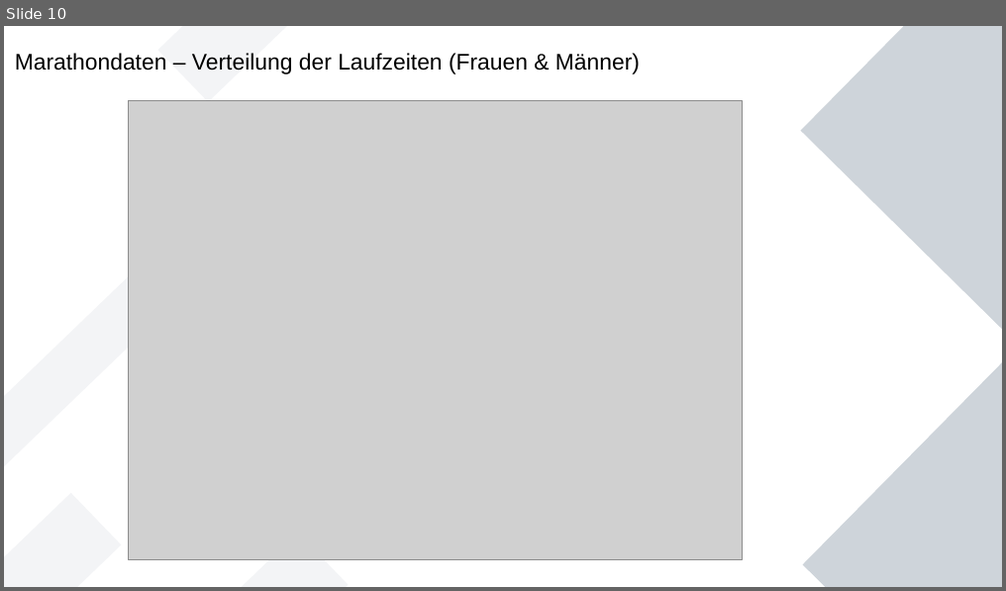
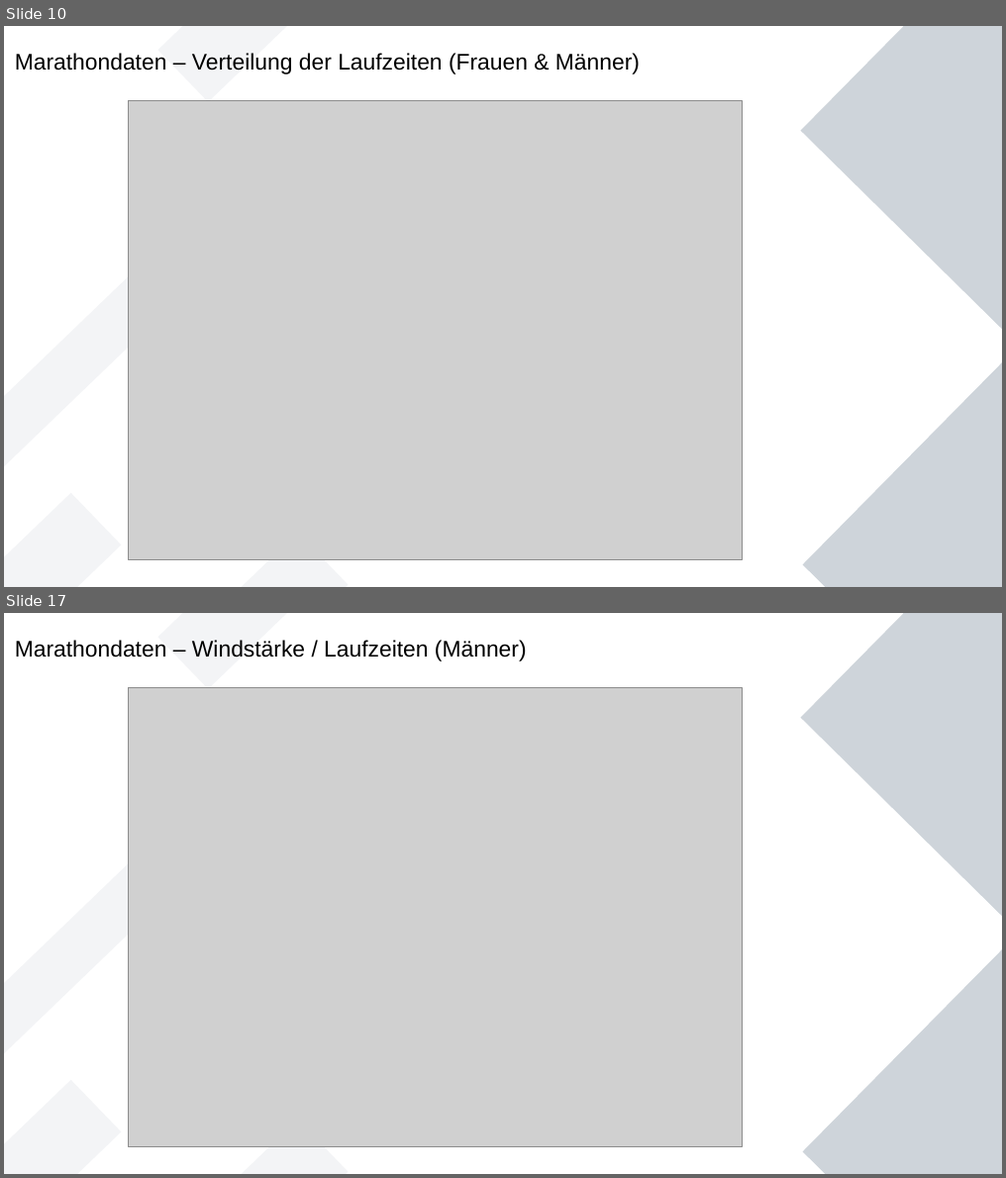
Before and after one commit to Wade-Sys/wma, a slide deck: analyse/Erste_Analysen.odp. Shown one above the other, each under a label of ours: slide 10 before the commit, slides 10 and 17 after it; the slides between them are not shown. The pictures are 1006x591 and 1006x1178 pixels, drawn with LibreOffice and Linux fonts; fonts in the diff are those of the drawing; grey boxes stand for pictures. Boxes give left, top, right and bottom in pixels: in the first picture for what was removed or moved away, otherwise in the second. Text is boxed around its words. In the diff, an @@ line names an element or a change of style, - is before the commit and + after.

```diff
--- a/analyse/Erste_Analysen.odp
+++ b/analyse/Erste_Analysen.odp
@@ slide 17 added at (4,613,1002,1174), background #FFFFFF; not listed: 6 template elements that a slide beside it also shows @@
@@ title added at (15,640,527,662), 18 pt, text #000000 @@
+Marathondaten – Windstärke / Laufzeiten (Männer)
@@ picture added at (129,688,742,1149) @@
```
Also in this commit, not shown: 2 slides changed, 9 other slides added, 12 other files.
